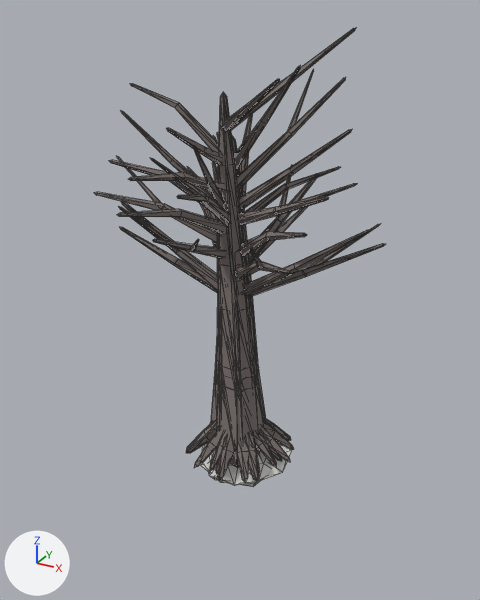
Before and after pictures for a commit that changed the glTF model src/assets3d/frontier-biome-art.glb.
Camera for both pictures: a 50 mm lens placed at (4.71, -8.56, 7.05), pointed at (0.0, 0.01, 2.76). The axes (+X, +Y, +Z) are drawn at lower left. The lights are the same throughout. The first picture is the older version. Mesh edges are drawn as thin lines. Where no turn or scale is listed for an object, it has been applied to the vertices.

Names of what the first picture shows: 'cliff:arid', 'cliff:meadow', 'cliff:volcanic', 'tree:volcanic:0:far:trunk', 'tree:volcanic:0:near:trunk', 'tree:volcanic:1:far:trunk', 'tree:volcanic:1:near:trunk', 'tree:volcanic:2:far:trunk', 'tree:volcanic:2:near:trunk', 'tree:volcanic:3:far:trunk', 'tree:volcanic:3:near:trunk'.
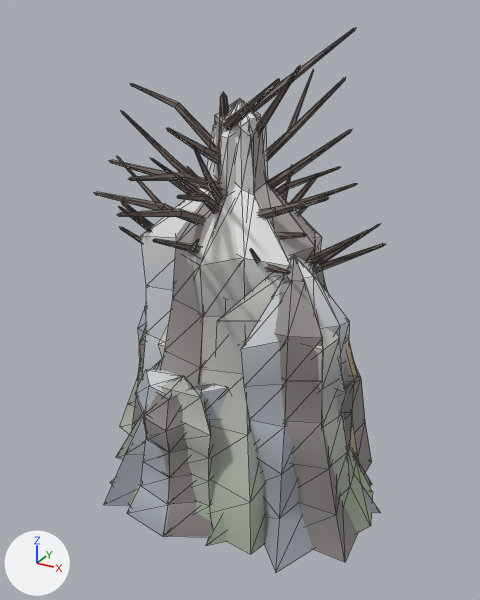
What differs and where, as boxes [x1, y1, x2, y2] in the pictures (480 x 600 px):
'mountain:meadow', added
    after: [110, 99, 373, 554]
'mountain:snow', added
    after: [104, 99, 350, 572]
'mountain:volcanic', added
    after: [143, 98, 372, 562]
'cliffwall:volcanic', added (mostly hidden)
    after: [132, 306, 372, 486]
'cliff:meadow', recoloured
    both: [201, 443, 292, 486]
'cliffwall:snow', added (mostly hidden)
    after: [138, 282, 380, 513]
'cliffwall:meadow', added
    after: [120, 326, 168, 434]
'cliffwall:arid', added (mostly hidden)
    after: [142, 326, 359, 462]
'cliff:arid', recoloured
    both: [209, 449, 270, 481]
'cliff:volcanic', recoloured
    both: [200, 463, 261, 487]
'tree:volcanic:2:near:trunk', unchanged, covered by the edit
    before: [130, 69, 346, 471]
    after: [130, 69, 346, 214]
'tree:volcanic:3:near:trunk', unchanged, covered by the edit
    before: [117, 129, 352, 483]
    after: [117, 129, 352, 274]
'tree:volcanic:3:far:trunk', unchanged, covered by the edit
    before: [120, 113, 307, 468]
    after: [120, 227, 307, 244]

Diff of the bpy script that builds the scene:
```diff
--- a/src/assets3d/frontier-biome-art.glb.py
+++ b/src/assets3d/frontier-biome-art.glb.py
@@ mat_rock @@
 n0 = _N.new('ShaderNodeBsdfPrincipled'); n0.name = 'Principled BSDF'
 n1 = _N.new('ShaderNodeOutputMaterial'); n1.name = 'Material Output'
-n2 = _N.new('ShaderNodeMix'); n2.name = 'Mix'
-n2.data_type = 'RGBA'
-n2.blend_type = 'MULTIPLY'
-n2.inputs[0].default_value = 1.0  # 'Factor'
-n2.inputs[7].default_value = (0.72, 0.72, 0.69, 1.0)  # 'B', light grey #ddddd8
 n3 = _N.new('ShaderNodeVertexColor'); n3.name = 'Color Attribute'
 _L.new(n0.outputs[0], n1.inputs[0])  # 'BSDF' to 'Surface'
-_L.new(n2.outputs[2], n0.inputs[0])  # 'Result' to 'Base Color'
-_L.new(n3.outputs[0], n2.inputs[6])  # 'Color' to 'A'
+_L.new(n3.outputs[0], n0.inputs[0])  # 'Color' to 'Base Color'
@@ ob_mountain_snow @@
+ob_mountain_snow = bpy.data.objects.new('mountain:snow', me_mesh_9_1)  # 354 vertices, 688 faces; spans x -2.69..2.29, y -2.22..2.4, z -0.38..5.88
+ob_mountain_snow.location = (0.0, 0.0, 0.0)
@@ ob_mountain_volcanic @@
+ob_mountain_volcanic = bpy.data.objects.new('mountain:volcanic', me_mesh_8_1)  # 354 vertices, 688 faces; spans x -2.88..2.51, y -2.21..2.34, z -0.38..5.88
+ob_mountain_volcanic.location = (0.0, 0.0, 0.0)
@@ ob_mountain_meadow @@
+ob_mountain_meadow = bpy.data.objects.new('mountain:meadow', me_mesh_7_1)  # 354 vertices, 688 faces; spans x -2.65..2.6, y -2.07..2.07, z -0.38..5.88
+ob_mountain_meadow.location = (0.0, 0.0, 0.0)
@@ ob_cliffwall_snow @@
+ob_cliffwall_snow = bpy.data.objects.new('cliffwall:snow', me_mesh_6_1)  # 344 vertices, 668 faces; spans x -2.22..2.64, y -1.42..1.44, z -0.38..3.28
+ob_cliffwall_snow.location = (0.0, 0.0, 0.0)
@@ ob_cliffwall_volcanic @@
+ob_cliffwall_volcanic = bpy.data.objects.new('cliffwall:volcanic', me_mesh_5_1)  # 344 vertices, 668 faces; spans x -2.26..2.29, y -1.53..1.58, z -0.38..3.28
+ob_cliffwall_volcanic.location = (0.0, 0.0, 0.0)
@@ ob_cliffwall_arid @@
+ob_cliffwall_arid = bpy.data.objects.new('cliffwall:arid', me_mesh_4_1)  # 344 vertices, 668 faces; spans x -2.26..2.31, y -1.47..1.41, z -0.38..3.28
+ob_cliffwall_arid.location = (0.0, 0.0, 0.0)
@@ ob_cliffwall_meadow @@
+ob_cliffwall_meadow = bpy.data.objects.new('cliffwall:meadow', me_mesh_3_1)  # 344 vertices, 668 faces; spans x -2.52..2.3, y -1.57..1.36, z -0.38..3.28
+ob_cliffwall_meadow.location = (0.0, 0.0, 0.0)
```
